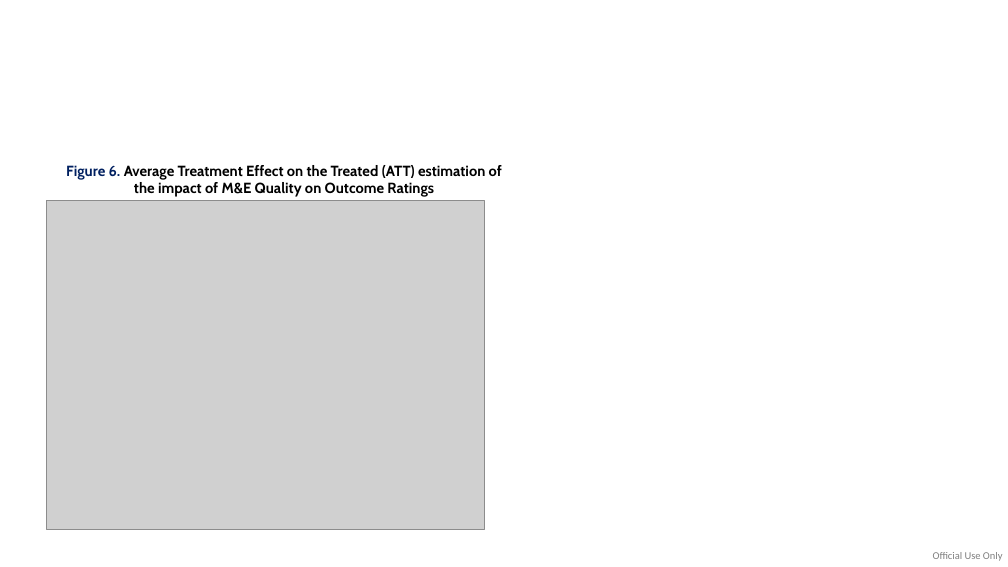
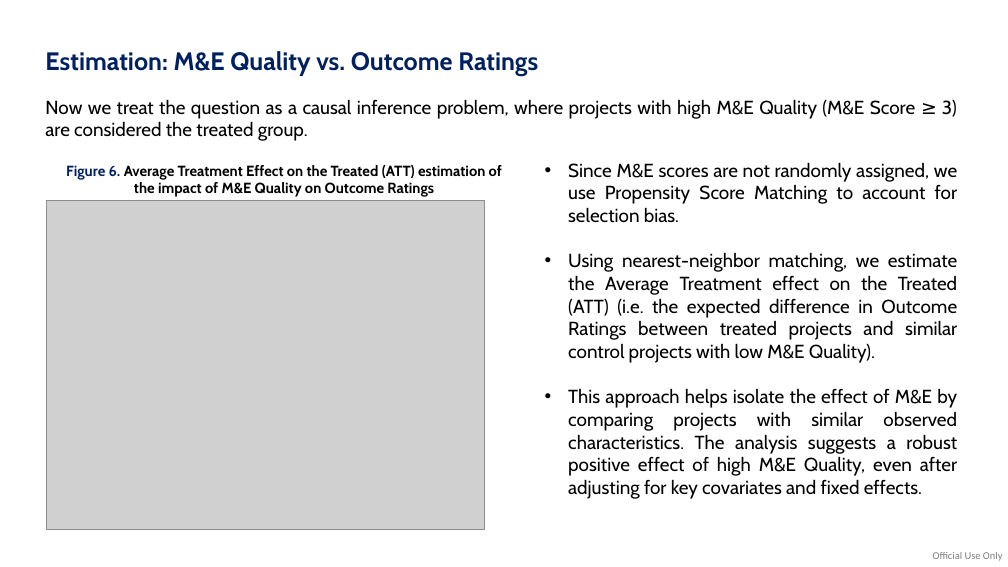
Before and after one commit to diegopaal/IEG-Interview, a slide deck: slide 7 of 3_Outputs/Diego Parra - IEG Interview.pptx (slide 4 before the commit). Drawn at 1008x567 pixels with LibreOffice and Linux fonts; fonts in the diff are those of the drawing; grey boxes stand for pictures. Boxes give left, top, right and bottom in pixels: in the first picture for what was removed or moved away, otherwise in the second. Text is boxed around its words. In the diff, an @@ line names an element or a change of style, - is before the commit and + after.

```diff
--- a/3_Outputs/Diego Parra - IEG Interview.pptx
+++ b/3_Outputs/Diego Parra - IEG Interview.pptx
@@ text added at [45, 51, 538, 76], 24 pt, text #002060, bold @@
+Estimation: M&E Quality vs. Outcome Ratings
@@ text added at [45, 99, 957, 141], 18 pt, text #000000 @@
+Now we treat the question as a causal inference problem, where projects with high M&E Quality (M&E Score ≥ 3) are considered the treated group.
@@ text added at [568, 162, 958, 499], 18 pt, text #000000 @@
+• Since M&E scores are not randomly assigned, we use Propensity Score Matching to account for selection bias.
+• Using nearest-neighbor matching, we estimate the Average Treatment effect on the Treated (ATT) (i.e. the expected difference in Outcome Ratings between treated projects and similar control projects with low M&E Quality).
+• This approach helps isolate the effect of M&E by comparing projects with similar observed characteristics. The analysis suggests a robust positive effect of high M&E Quality, even after adjusting for key covariates and fixed effects.
```
Also in this commit, not shown: 11 other slides changed, 3 slides added.
